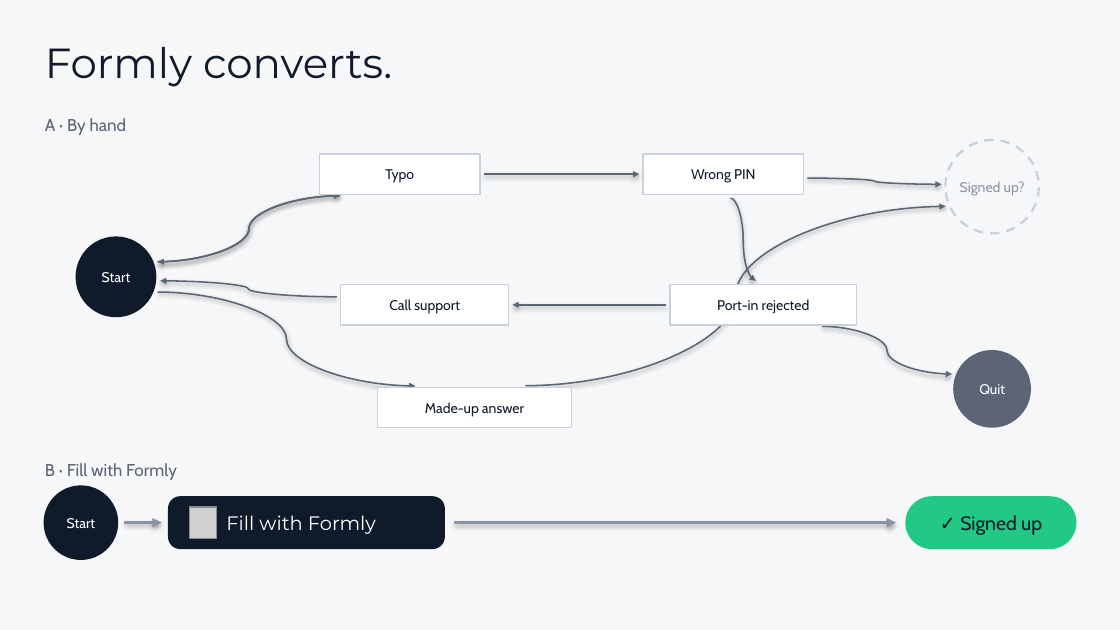
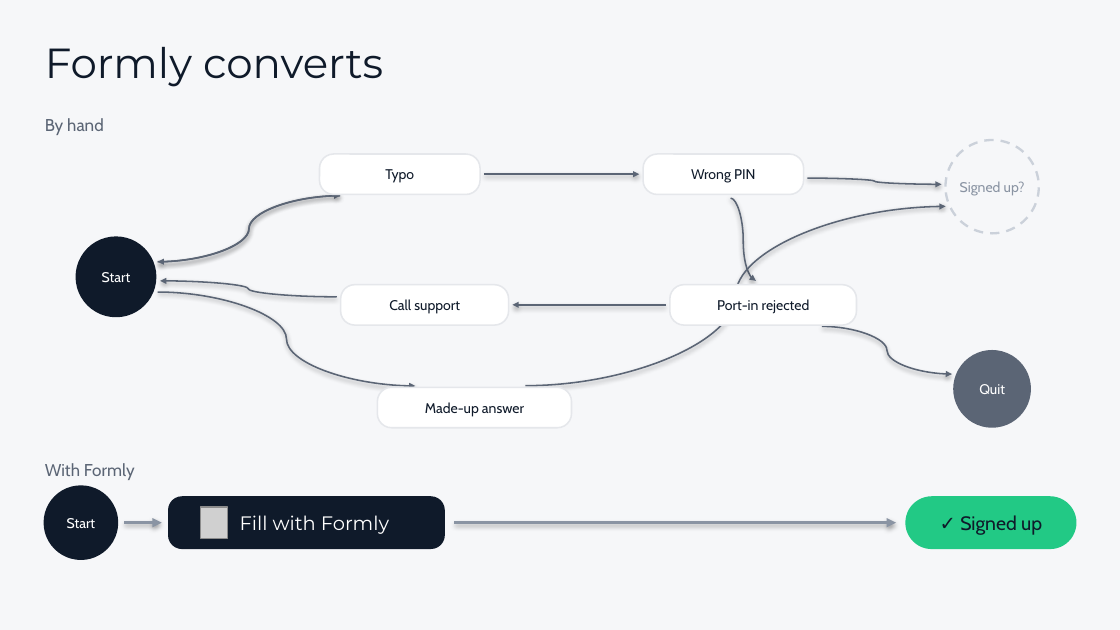
Before and after one commit to salvobonsma/DubHacks2026, a slide deck: slide 5 of deck/Formly-deck.pptx (slide 4 before the commit). Drawn at 1120x630 pixels with LibreOffice and Linux fonts; fonts in the diff are those of the drawing; grey boxes stand for pictures. Boxes give left, top, right and bottom in pixels: in the first picture for what was removed or moved away, otherwise in the second. Text is boxed around its words. In the diff, an @@ line names an element or a change of style, - is before the commit and + after.

```diff
--- a/deck/Formly-deck.pptx
+++ b/deck/Formly-deck.pptx
@@ text at [45, 47, 383, 87]: text changed @@
-Formly converts.
+Formly converts
@@ text at [45, 118, 104, 135]: text changed @@
-A · By hand
+By hand
@@ rectangle to rounded rectangle; outline #CBD1DA 1 pt to #E5E7EB 1 pt in 5 elements at [319, 155, 479, 195], [643, 155, 803, 195], [340, 284, 508, 325], [670, 284, 857, 325], [377, 388, 571, 428] @@
@@ text at [45, 463, 135, 480]: text changed @@
-B · Fill with Formly
+With Formly
@@ rounded rectangle at [168, 496, 445, 549]: proportions changed @@
@@ picture: place and size @@
-picture at [189, 507, 216, 539]
+picture at [200, 507, 227, 539]
@@ text "Fill with Formly": place and size @@
-text "Fill with Formly" at [226, 515, 376, 534]
+text "Fill with Formly" at [240, 515, 389, 534]
```
Also in this commit, not shown: 4 other slides changed, 12 slides added, 6 slides removed, 1 other file.
